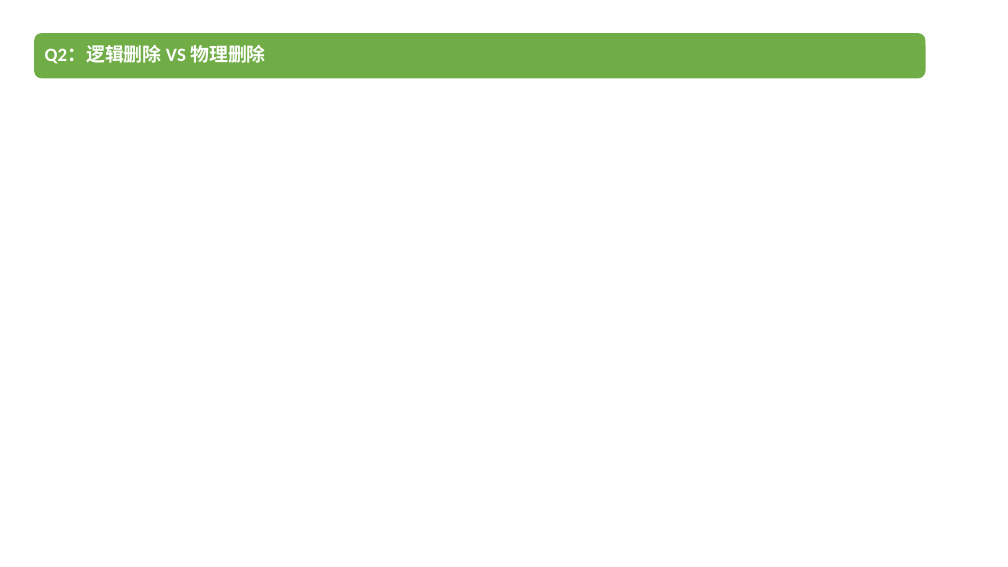
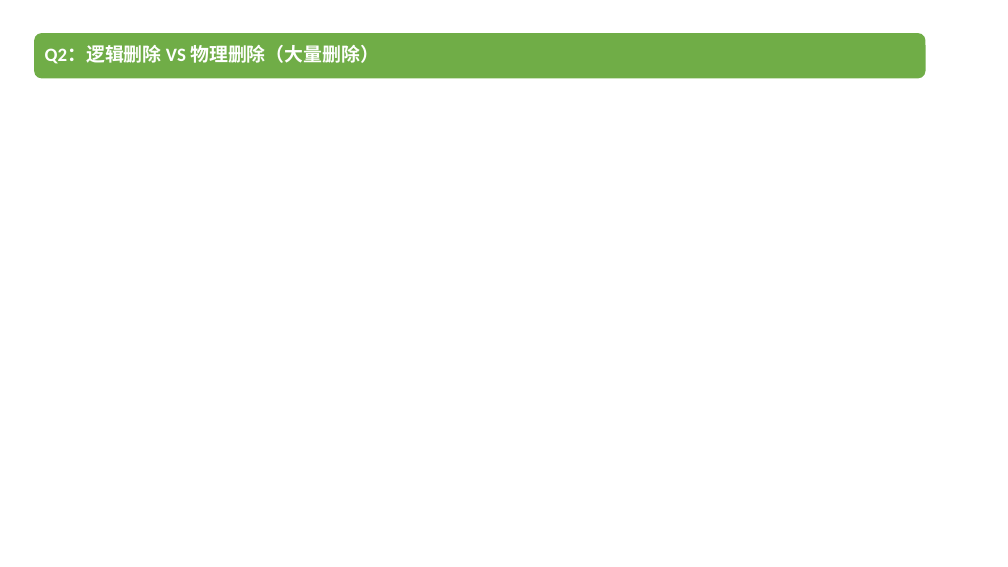
Before and after one commit to robertchengzy/kata, a slide deck: slide 25 of mysql-index.pptx. Drawn at 1008x567 pixels with LibreOffice and Linux fonts; fonts in the diff are those of the drawing. Boxes give left, top, right and bottom in pixels: in the first picture for what was removed or moved away, otherwise in the second. Text is boxed around its words. In the diff, an @@ line names an element or a change of style, - is before the commit and + after.

```diff
--- a/mysql-index.pptx
+++ b/mysql-index.pptx
@@ text at (x1=45, y1=45, x2=379, y2=64): text changed @@
-Q2：逻辑删除 VS 物理删除
+Q2：逻辑删除 VS 物理删除（大量删除）
```
Also in this commit, not shown: 2 other slides changed.
